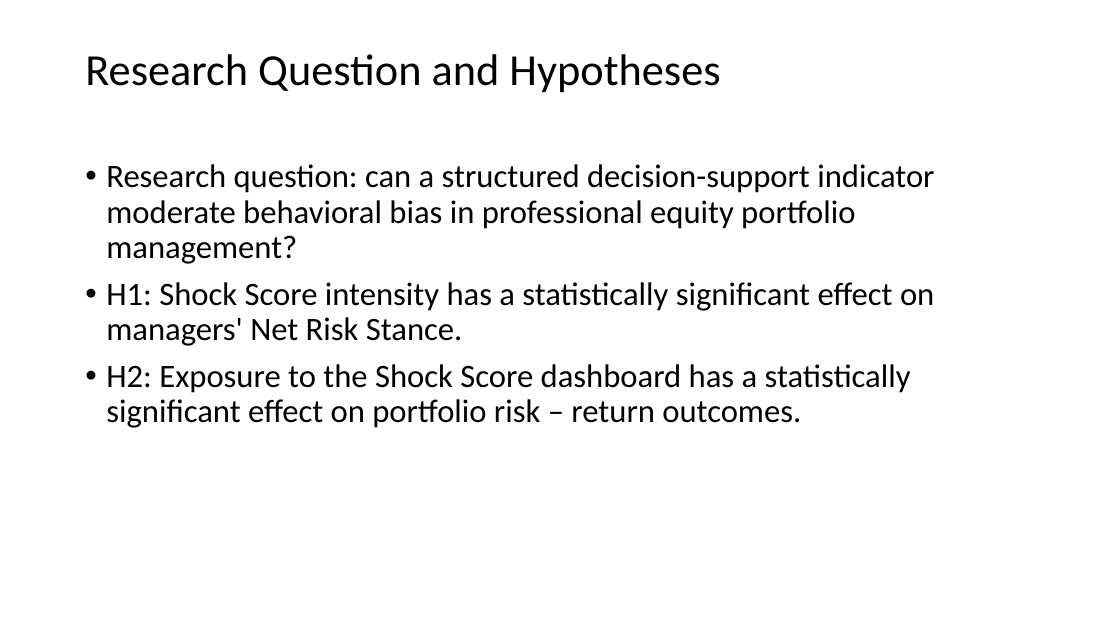
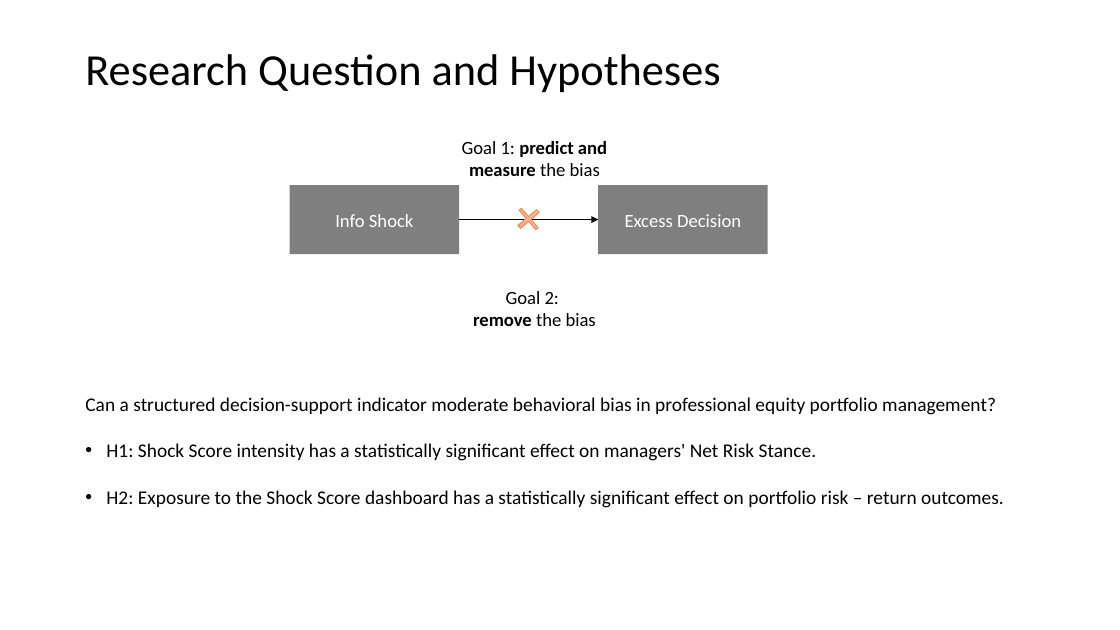
Before and after one commit to Amarows/thesis, a slide deck: slide 4 of documents/aliaksei_malashonak_sbs_thesis_defence.pptx. Drawn at 1120x630 pixels with LibreOffice and Linux fonts; fonts in the diff are those of the drawing; background and template pictures are left out. Boxes give left, top, right and bottom in pixels: in the first picture for what was removed or moved away, otherwise in the second. Text is boxed around its words. In the diff, an @@ line names an element or a change of style, - is before the commit and + after.

```diff
--- a/documents/aliaksei_malashonak_sbs_thesis_defence.pptx
+++ b/documents/aliaksei_malashonak_sbs_thesis_defence.pptx
@@ text added at bbox=[462, 141, 607, 176], 16 pt, text #000000, bold @@
+Goal 1: predict and measure the bias
@@ rectangle added at bbox=[290, 185, 460, 254], fill #000000 at 50% opacity, 16 pt, text #FFFFFF @@
+Info Shock
@@ plus added at bbox=[511, 201, 547, 237], fill gradient #F7BDA5 to #F5B196 to #F8A582, outline #ED7D31 0.5 pt @@
@@ rectangle added at bbox=[598, 185, 768, 254], fill #000000 at 50% opacity, 16 pt, text #FFFFFF @@
+Excess Decision
@@ arrow added from (460, 219) to (598, 219), #000000 0.5 pt @@
@@ text added at bbox=[473, 291, 596, 326], 16 pt, text #000000 @@
+Goal 2:
+remove the bias
@@ text "Can a structured decision-support indicator ...": place and size @@
-text "Can a structured decision-support indicator ..." at bbox=[106, 164, 934, 428]
+text "Can a structured decision-support indicator ..." at bbox=[85, 397, 1004, 508]
@@ text at bbox=[85, 397, 996, 415]: text changed; size 28 to 16.6 pt @@
-• Research question: can a structured decision-support indicator moderate behavioral bias in professional equity portfolio management?
+Can a structured decision-support indicator moderate behavioral bias in professional equity portfolio management?
@@ text at bbox=[106, 443, 1004, 508]: size 28 to 16.6 pt in "H1: Shock Score intensity has a statistically ...", "H2: Exposure to the Shock Score dashboard ..."; line spacing 0.9 to 1.5 @@
```
Also in this commit, not shown: 18 other slides changed, 5 slides added, 1 slide removed.
